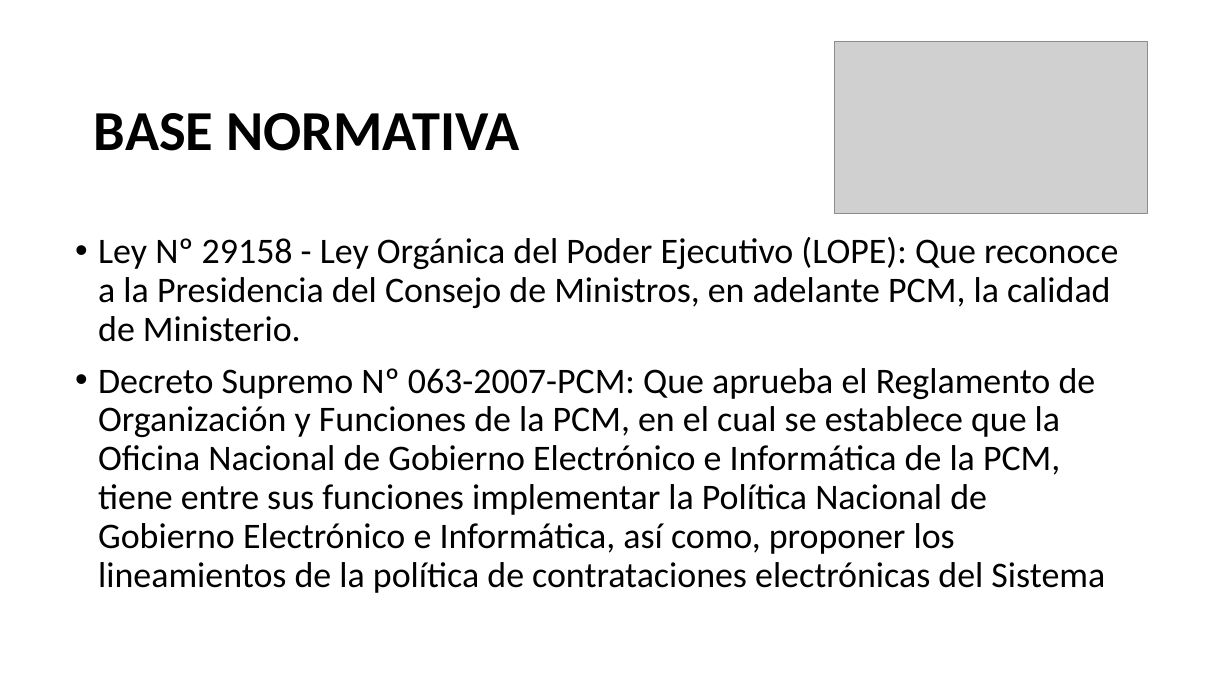
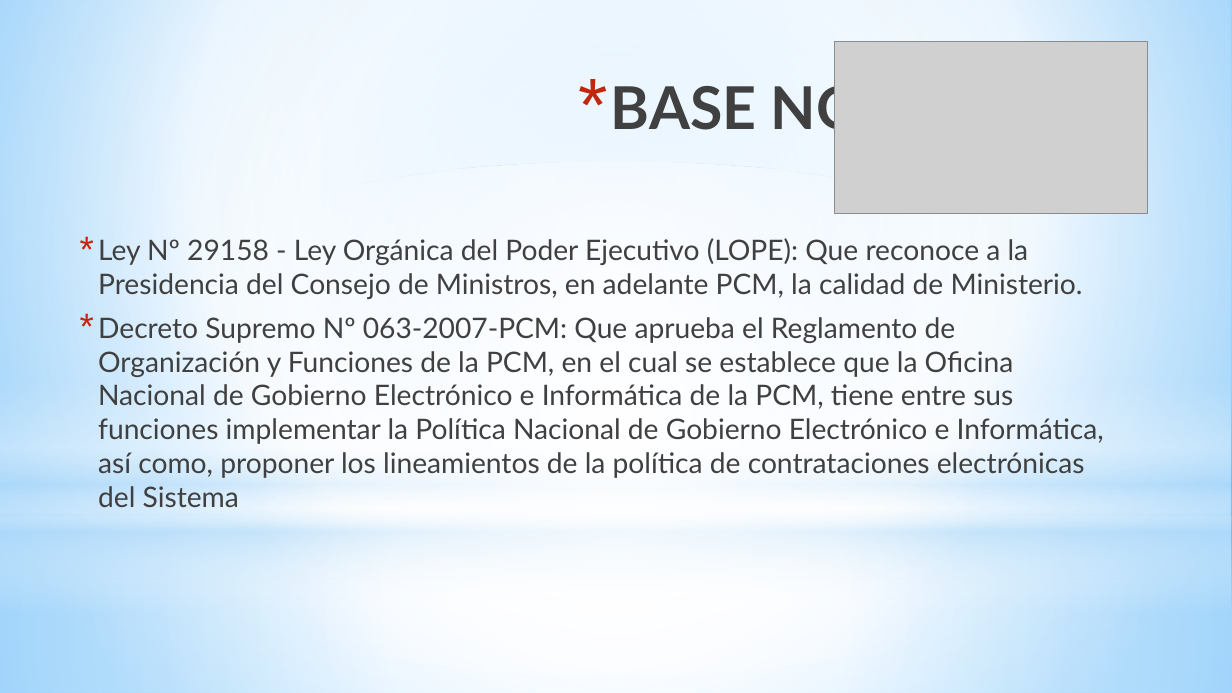
Before and after one commit to Mijaco/personal-files, a slide deck: slide 2 of INTERCAMBIO ELECTRONICO DE DATOS.pptx. Drawn at 1232x693 pixels with LibreOffice and Linux fonts; fonts in the diff are those of the drawing; grey boxes stand for pictures. Boxes give left, top, right and bottom in pixels: in the first picture for what was removed or moved away, otherwise in the second. Text is boxed around its words. In the diff, an @@ line names an element or a change of style, - is before the commit and + after.

```diff
--- a/INTERCAMBIO ELECTRONICO DE DATOS.pptx
+++ b/INTERCAMBIO ELECTRONICO DE DATOS.pptx
@@ background #FFFFFF to gradient #9ED5FF to #FFFFFF to #5BB9FF @@
@@ rectangle added at [0, 0, 1232, 516], fill gradient #FFFFFF to #B4DCFA @@
@@ title "BASE NORMATIVA" at [611, 78, 1126, 140]: size 44 to 46 pt, font Calibri to Lato, text colour #000000 to gradient #000000 to #404040 to #212745; alignment left to right; bullet none to *; line spacing 0.9 to 1; vertical alignment middle to top @@
@@ ellipse added at [0, 162, 1232, 677], fill gradient #FFFFFF @@
@@ text "Ley Nº 29158 - Ley ..." at [98, 238, 1104, 507]: size 28 to 22 pt, font Calibri to Lato, text colour #000000 to #404040; bullet • to *; line spacing 0.9 to 1; less space between paragraphs @@
@@ rectangle added at [0, 381, 1232, 612], fill gradient #FFFFFF to #B4DCFA @@
@@ rectangle added at [0, 516, 1232, 693], fill gradient #FFFFFF to #B4DCFA @@
```
Also in this commit, not shown: 7 other slides changed, 3 slides added, 3 slides removed.
